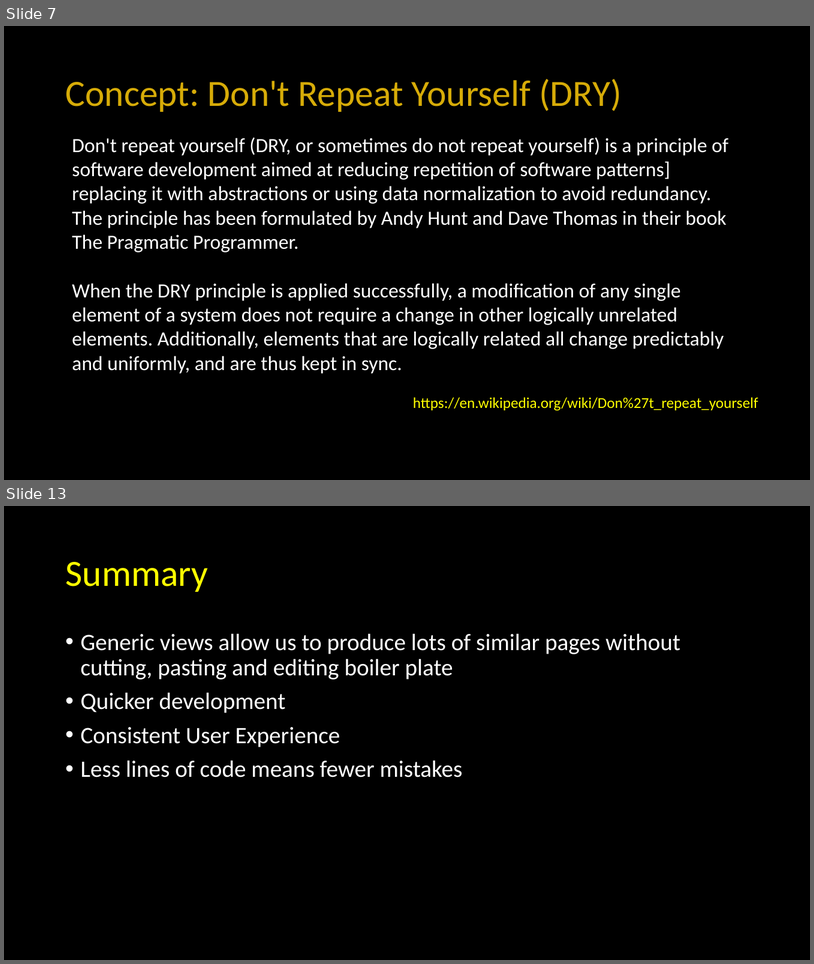
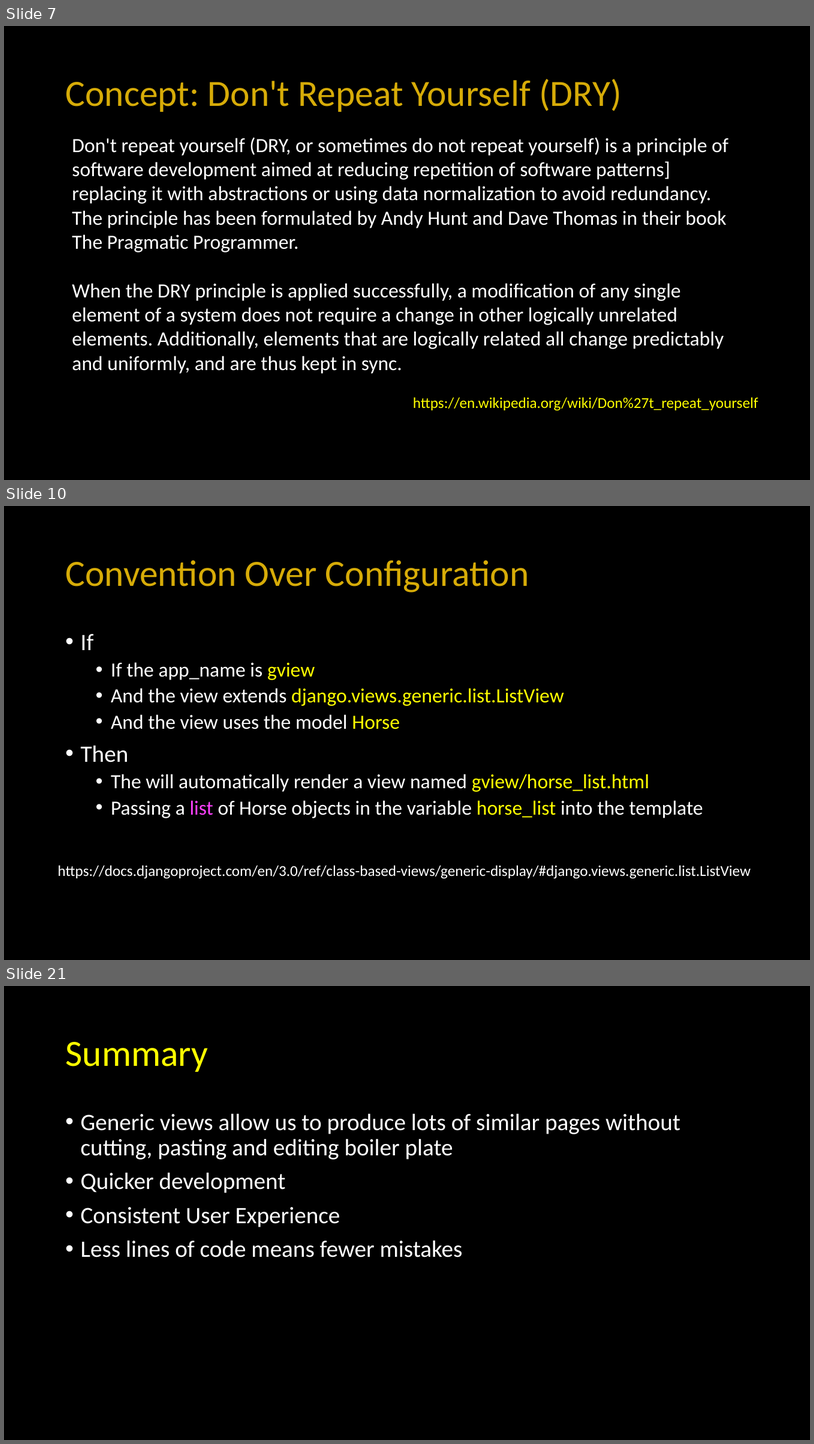
Before and after one commit to csev/dj4e, a slide deck: lectures/DJ-07-Views-Generic.pptx. Shown one above the other, each under a label of ours: slides 7 and 13 before the commit, slides 7, 10 and 21 after it; the slides between them are not shown. The pictures are 814x964 and 814x1444 pixels, drawn with LibreOffice and Linux fonts; fonts in the diff are those of the drawing. Boxes give left, top, right and bottom in pixels: in the first picture for what was removed or moved away, otherwise in the second. Text is boxed around its words. In the diff, an @@ line names an element or a change of style, - is before the commit and + after.

```diff
--- a/lectures/DJ-07-Views-Generic.pptx
+++ b/lectures/DJ-07-Views-Generic.pptx
@@ slide 10 added at box(4, 506, 810, 960), background #000000 @@
@@ title added at box(65, 560, 529, 592), 44 pt, text #D7AC08 @@
+Convention Over Configuration
@@ text added at box(81, 634, 703, 818), 24 pt, text #FFFFFF @@
+• If
+  • If the app_name is gview
+  • And the view extends django.views.generic.list.ListView
+  • And the view uses the model Horse
+• Then
+  • The will automatically render a view named gview/horse_list.html
+  • Passing a list of Horse objects in the variable horse_list into the template
@@ text added at box(58, 865, 751, 879), 18 pt, text #FFFFFF @@
+https://docs.djangoproject.com/en/3.0/ref/class-based-views/generic-display/#django.views.generic.list.ListView
@@ what was slide 13 is now slide 21 @@
```
Also in this commit, not shown: 5 slides changed, 7 other slides added, 2 slides removed, 2 other files.
